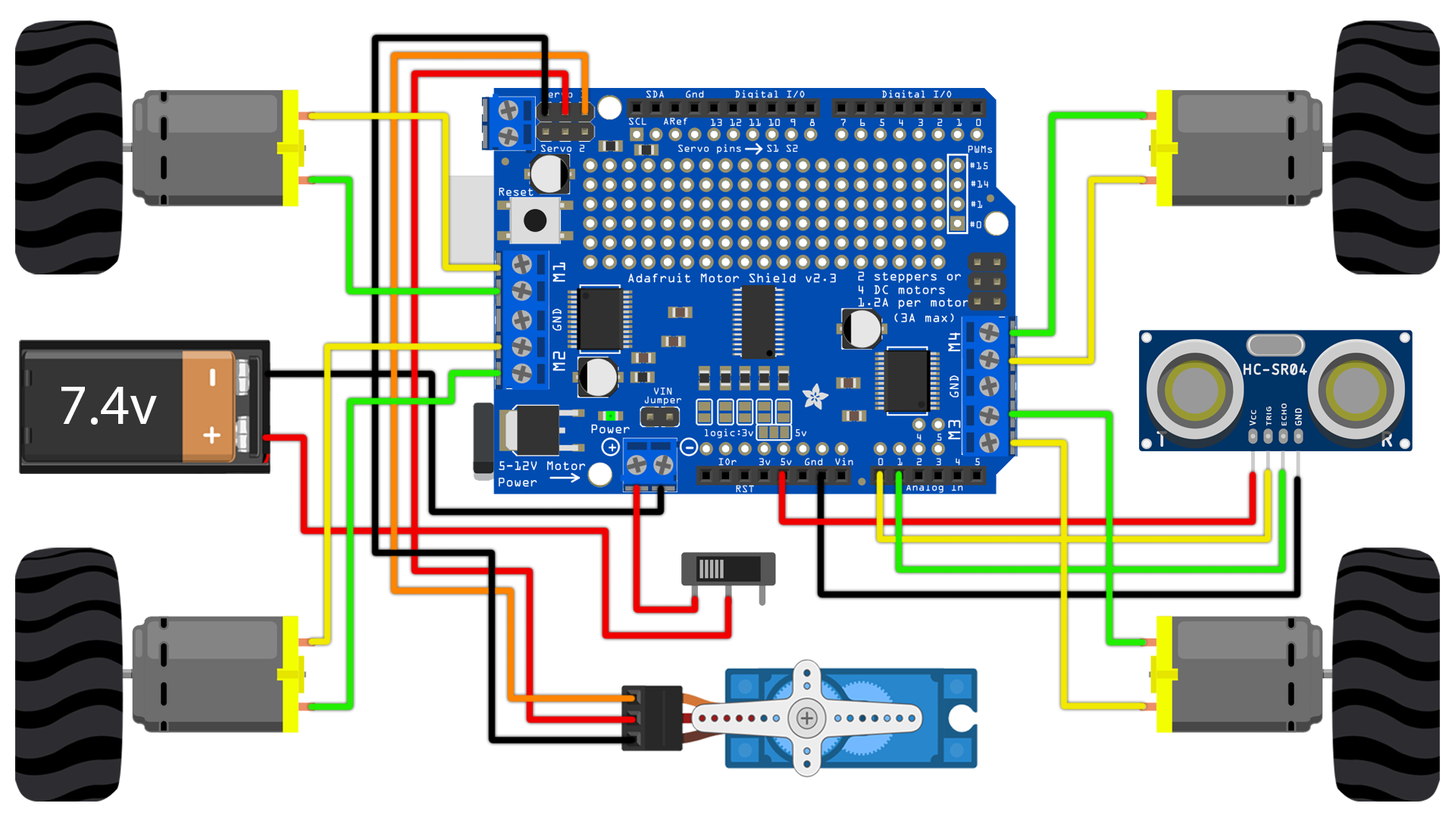
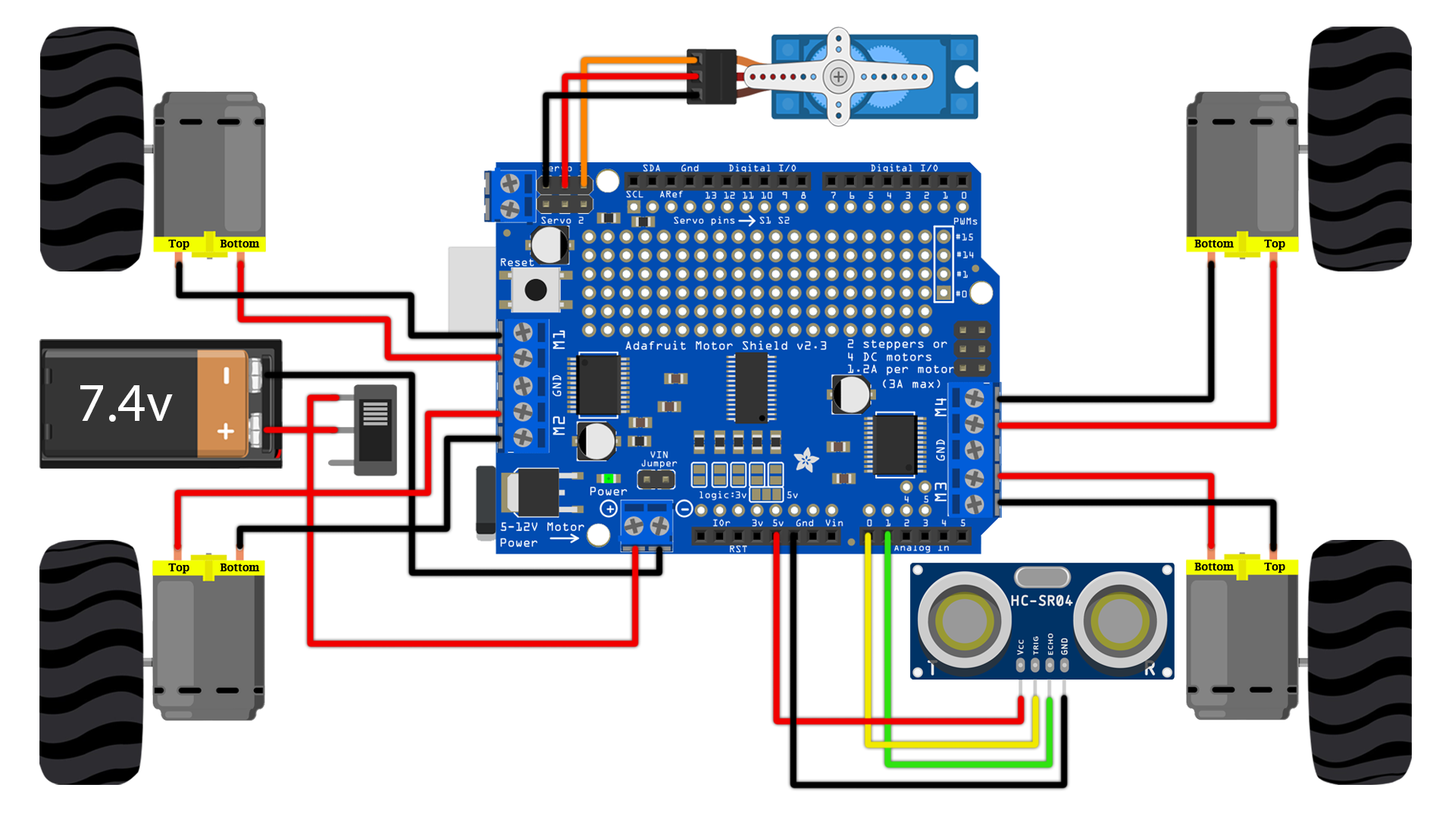
Layered file, before and after one edit (1455x819). Changes by layer:
added group "Motor DC" (1st of 2, in "Pictorial Diagram" › "Wiring") with 12 layers in group "Wiring" over (173, 259, 1278, 553)
moved "GND" (1st of 7, in "Pictorial Diagram" › "Wiring" › "Motor DC" › "M1") into group "M1", painted on it over (816, 259, 1303, 599)
moved "VCC" (1st of 6, in "Pictorial Diagram" › "Wiring" › "Motor DC" › "M1") into group "M1", painted on it over (777, 259, 1278, 527)
moved "GND" (2nd of 7, in "Pictorial Diagram" › "Wiring" › "Motor DC" › "M2") into group "M2", painted on it over (370, 33, 1278, 745)
removed layer "Data" from group "Wiring" over (389, 50, 637, 703)
moved "VCC" (2nd of 6, in "Pictorial Diagram" › "Wiring" › "Motor DC" › "M2") into group "M2", painted on it over (410, 68, 1216, 724)
moved "GND" (3rd of 7, in "Pictorial Diagram" › "Wiring" › "Motor DC" › "M3") into group "M3", painted on it over (175, 259, 666, 517)
moved "VCC" (3rd of 6, in "Pictorial Diagram" › "Wiring" › "Motor DC" › "M3") into group "M3", painted on it over (236, 259, 733, 640)
moved "TRIG" into group "HC-SR04", painted on it over (864, 467, 1273, 749)
moved "ECHO" into group "HC-SR04", painted on it over (883, 467, 1288, 769)
added group "Battery & Switch" with 3 layers in group "Wiring" over (262, 370, 664, 649)
added layer "VCC2" in group "Battery & Switch" over (306, 393, 640, 649)
moved "Motor Driver" above "Board" over (481, 87, 1018, 555)
painted on "MD" over (481, 87, 1018, 555)
moved "Board" above "Slide Switch" over (443, 87, 1016, 553)
painted on "Arduino Uno R3" over (443, 87, 1016, 553)
painted on "Switch" over (328, 384, 777, 606)
painted on "Servo" (3rd of 3, in "Pictorial Diagram" › "Component" › "Servo") over (621, 26, 979, 777)
painted on "HC-SR04" (3rd of 3, in "Pictorial Diagram" › "Component" › "HC-SR04") over (910, 329, 1413, 711)
…and 41 more changes (27 added, 6 painted, 8 removed, 4 stack)
